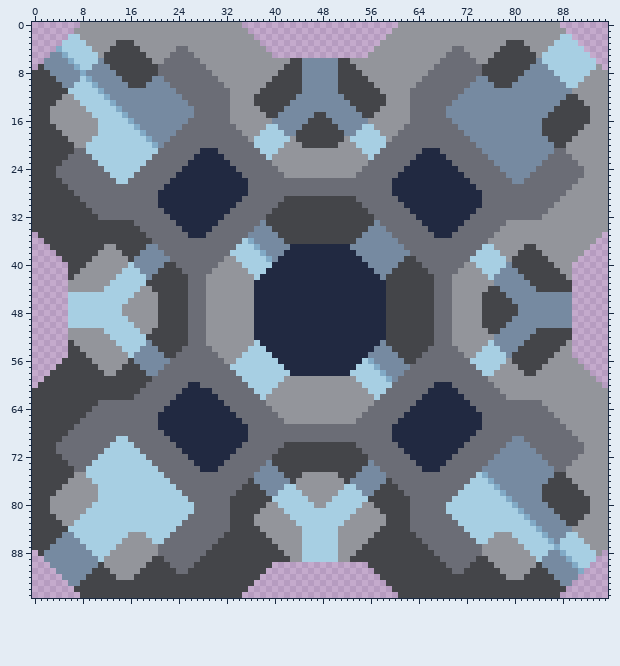
Sprite sheet -- sprites/blocks/production/hydrogen-synthesizer.png. Above is the file before it was changed.
The file is 96x96 pixels.
Now the later version:
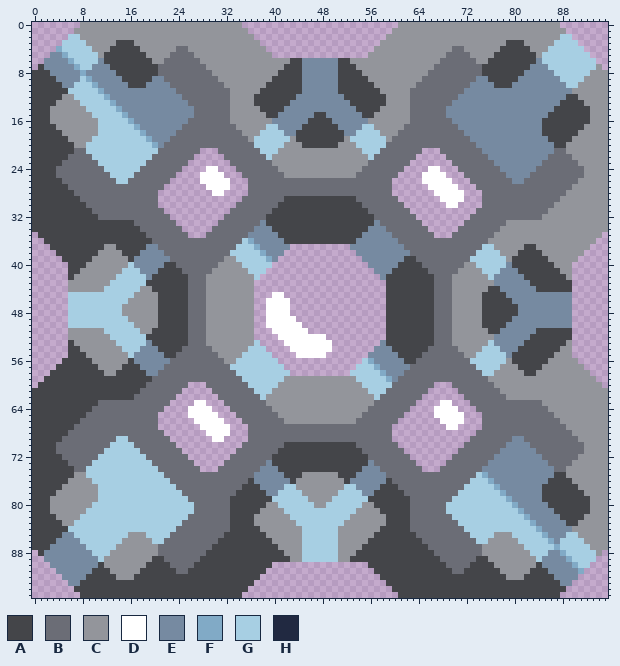
Palette (. is transparent): A #444549  B #6b6d76  C #93959b  D #ffffff  E #768aa1  F #81aac6  G #a7cfe3  H #212941
Changes in this commit:
Changed rows in their new state; - is an unchanged pixel.
first column x 21:
21 -------...----------------------------------...-------
22 ------.....--------------------------------.....------
23 -----.......------------------------------.......-----
24 ----....DD...----------------------------....DD...----
25 ---....DDDD...--------------------------....DDDD...---
26 --.....DDDDD...------------------------.....DDDDD...--
27 -.......DDDD...------------------------......DDDDD...-
28 .........DD....------------------------.......DDDDD...
29 ..............--------------------------.......DDDD...
30 .............----------------------------.......DD....
31 -...........------------------------------...........-
32 --.........--------------------------------.........--
33 ---.......----------------------------------.......---
34 ----.....------------------------------------.....----
35 -----...--------------------------------------...-----
37 ----------------------..........----------------------
38 ---------------------............---------------------
39 --------------------..............--------------------
40 -------------------................-------------------
41 ------------------..................------------------
42 -----------------....................-----------------
43 ----------------......................----------------
44 ----------------......................----------------
45 ----------------...DD.................----------------
46 ----------------..DDDD................----------------
47 ----------------..DDDD................----------------
48 ----------------..DDDD................----------------
49 ----------------..DDDDD...............----------------
50 ----------------..DDDDDD..............----------------
51 ----------------...DDDDDD.............----------------
52 ----------------....DDDDDDDD..........----------------
53 -----------------....DDDDDDDD........-----------------
54 ------------------....DDDDDDD.......------------------
55 -------------------....DDDDD.......-------------------
56 --------------------..............--------------------
57 ---------------------............---------------------
58 ----------------------..........----------------------
60 -----...--------------------------------------...-----
61 ----.....------------------------------------.....----
62 ---.......----------------------------------.......---
63 --....DD...--------------------------------....DD...--
64 -....DDDD...------------------------------....DDDD...-
65 .....DDDDD...----------------------------.....DDDDD...
66 ......DDDDD...--------------------------.......DDDD...
67 .......DDDDD...------------------------.........DD....
68 -.......DDDD...------------------------..............-
69 --.......DD....------------------------.............--
70 ---...........--------------------------...........---
71 ----.........----------------------------.........----
72 -----.......------------------------------.......-----
73 ------.....--------------------------------.....------
74 -------...----------------------------------...-------
